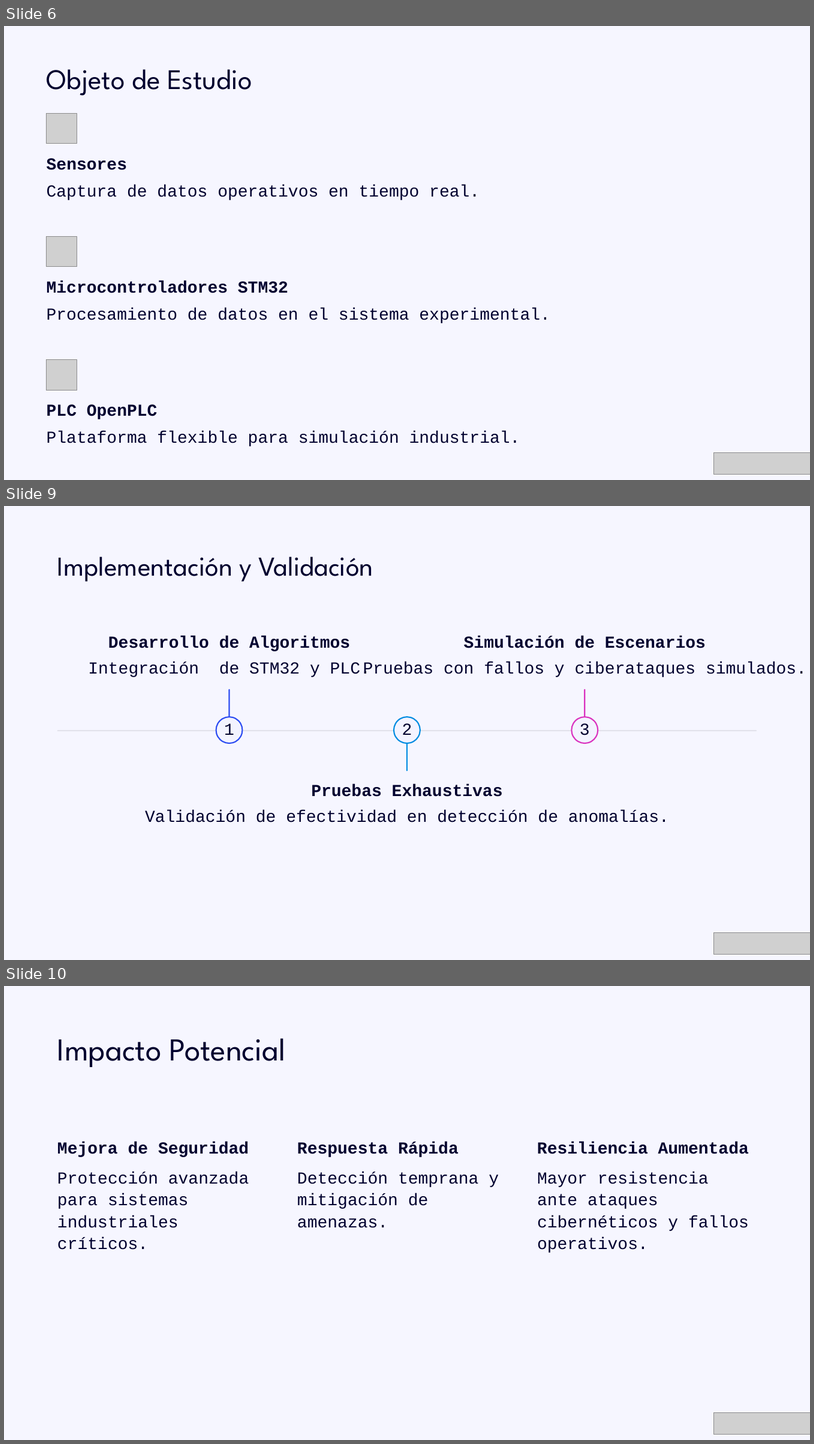
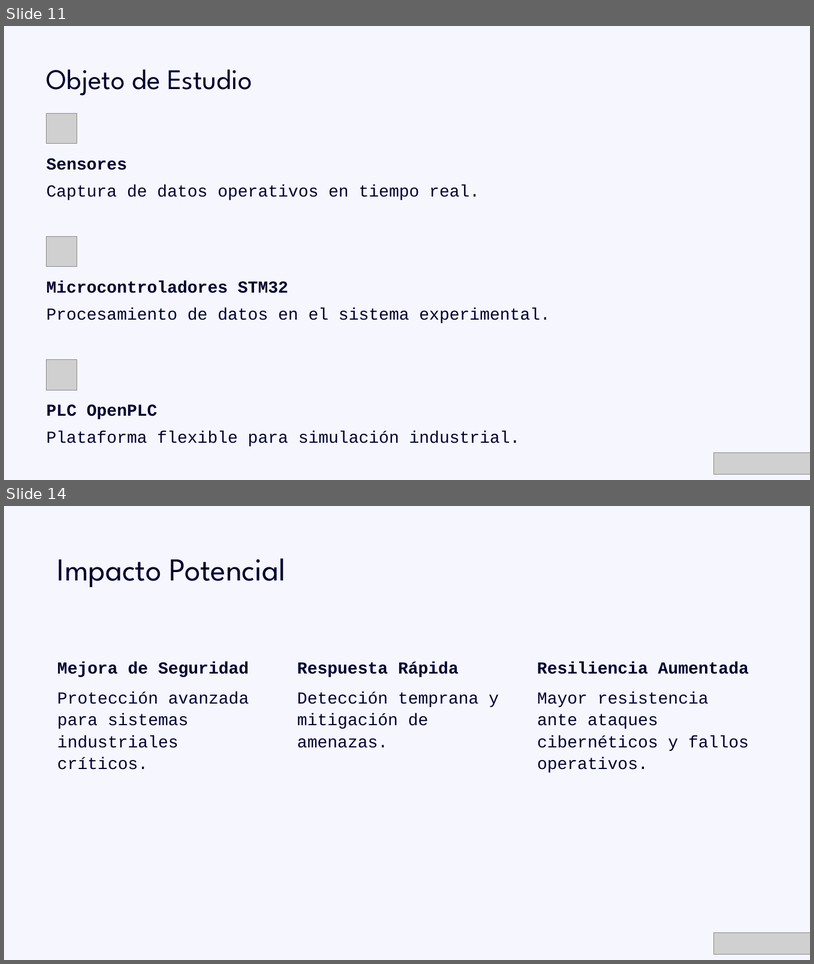
Before and after one commit to NeoUroboros/AnomalyDetection, a slide deck: Deteccion-de-Anomalias-en-Sistemas-IndustrialesTESIS.pptx. Shown one above the other, each under a label of ours: slides 6, 9 and 10 before the commit, slides 11 and 14 after it; the slides between them are not shown. The pictures are 814x1444 and 814x964 pixels, drawn with LibreOffice and Linux fonts; fonts in the diff are those of the drawing; grey boxes stand for pictures; background and template pictures are left out. Boxes give left, top, right and bottom in pixels: in the first picture for what was removed or moved away, otherwise in the second. Text is boxed around its words. In the diff, an @@ line names an element or a change of style, - is before the commit and + after.

Commit message:
Recta Final
PPT en buen estado, Informe por revisar, implementacion de modulo de deteccion de anomalias completado. Faltaria definir las reglas asociadas al resultado.

```diff
--- a/Deteccion-de-Anomalias-en-Sistemas-IndustrialesTESIS.pptx
+++ b/Deteccion-de-Anomalias-en-Sistemas-IndustrialesTESIS.pptx
@@ slide 9 removed at (4, 506, 810, 960), background picture (left out); not listed: 1 template element that a slide beside it also shows @@
@@ text removed at (57, 556, 373, 582) @@
-Implementación y Validación
@@ text removed at (108, 636, 350, 651) @@
-Desarrollo de Algoritmos
@@ text removed at (464, 636, 706, 648) @@
-Simulación de Escenarios
@@ text removed at (88, 661, 371, 677) @@
-Integración de STM32 y PLC.
@@ text removed at (363, 661, 807, 677) @@
-Pruebas con fallos y ciberataques simulados.
@@ rounded rectangle removed at (229, 689, 230, 730) @@
@@ rounded rectangle removed at (584, 689, 585, 730) @@
@@ rounded rectangle removed at (216, 717, 242, 743) @@
@@ rounded rectangle removed at (394, 717, 420, 743) @@
@@ rounded rectangle removed at (572, 717, 598, 743) @@
@@ rounded rectangle removed at (57, 730, 757, 731) @@
@@ text removed at (224, 723, 234, 735) @@
-1
@@ text removed at (402, 723, 413, 735) @@
-2
@@ rounded rectangle removed at (407, 730, 408, 771) @@
@@ text removed at (580, 723, 590, 735) @@
-3
@@ text removed at (311, 784, 503, 796) @@
-Pruebas Exhaustivas
@@ text removed at (145, 810, 669, 822) @@
-Validación de efectividad en detección de anomalías.
@@ picture removed at (714, 933, 810, 954) @@
@@ what was slide 6 is now slide 11 @@
@@ what was slide 10 is now slide 14 @@
```
Also in this commit, not shown: 3 slides changed, 5 slides added, 20 other files.
